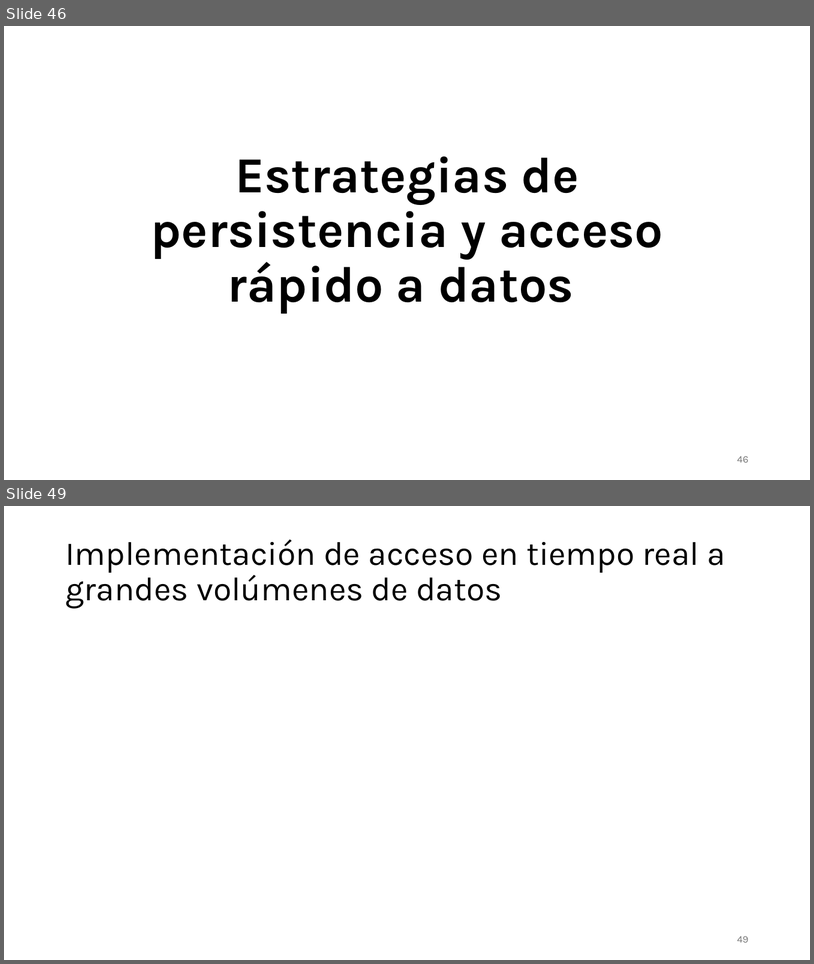
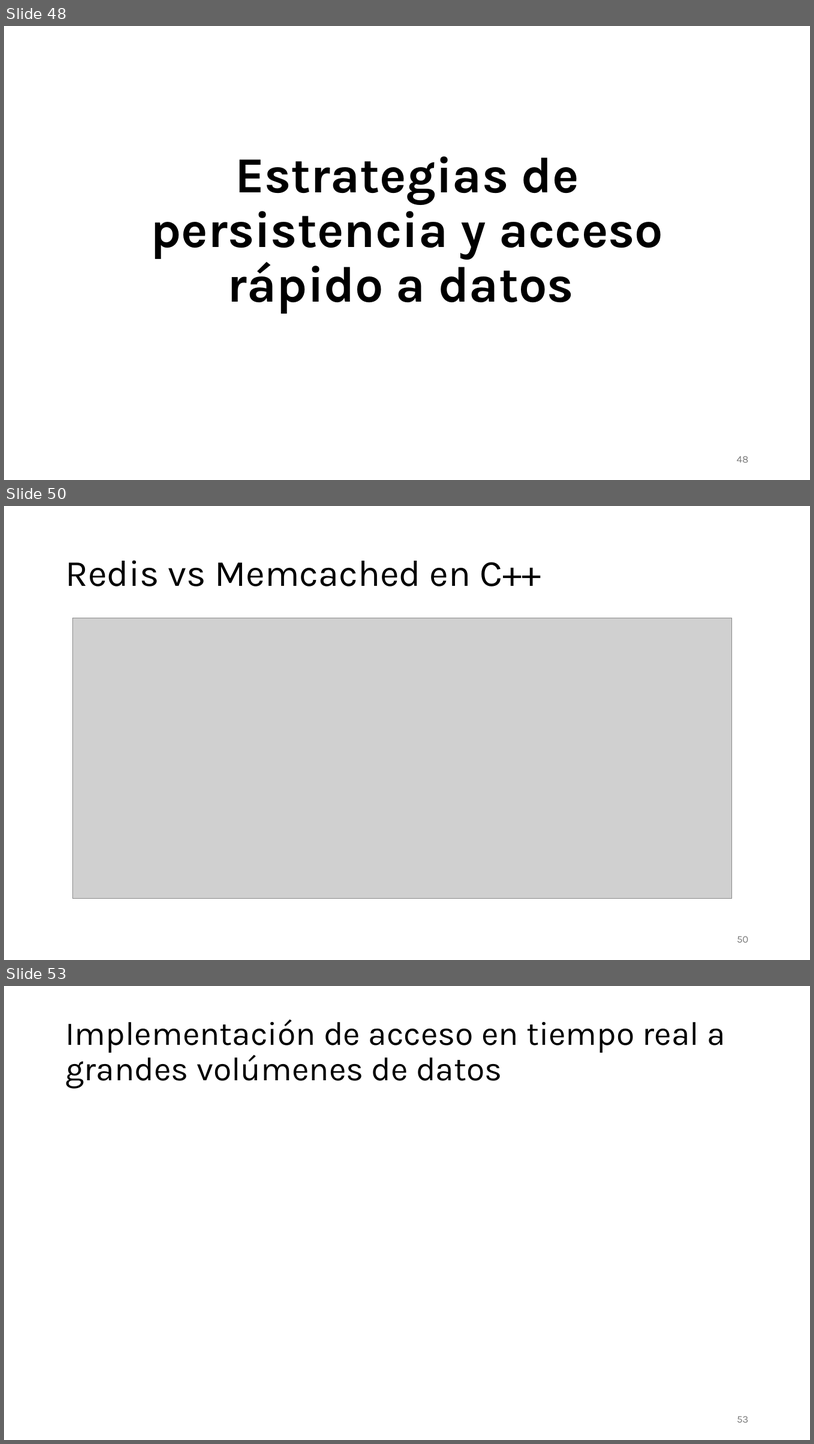
Before and after one commit to aldebarran22/CURSO_CPP_SERVICIOS_30H, a slide deck: doc/4_Gestion_estado_persistencia.pptx. Shown one above the other, each under a label of ours: slides 46 and 49 before the commit, slides 48, 50 and 53 after it; the slides between them are not shown. The pictures are 814x964 and 814x1444 pixels, drawn with LibreOffice and Linux fonts; fonts in the diff are those of the drawing; grey boxes stand for pictures. Boxes give left, top, right and bottom in pixels: in the first picture for what was removed or moved away, otherwise in the second. Text is boxed around its words. In the diff, an @@ line names an element or a change of style, - is before the commit and + after.

```diff
--- a/doc/4_Gestion_estado_persistencia.pptx
+++ b/doc/4_Gestion_estado_persistencia.pptx
@@ slide 50 added at box(4, 506, 810, 960), background #FFFFFF @@
@@ title added at box(65, 560, 541, 586), 44 pt, text #000000 @@
+Redis vs Memcached en C++
@@ picture added at box(72, 618, 732, 898) @@
@@ page number added at box(737, 936, 749, 942), 12 pt, text #797979 @@
+50
@@ what was slide 46 is now slide 48 @@
@@ what was slide 49 is now slide 53 @@
@@ page number at box(737, 1416, 749, 1422): text changed @@
-49
+53
```
Also in this commit, not shown: 1 slide changed, 5 other slides added, 2 slides removed, 10 other files.
